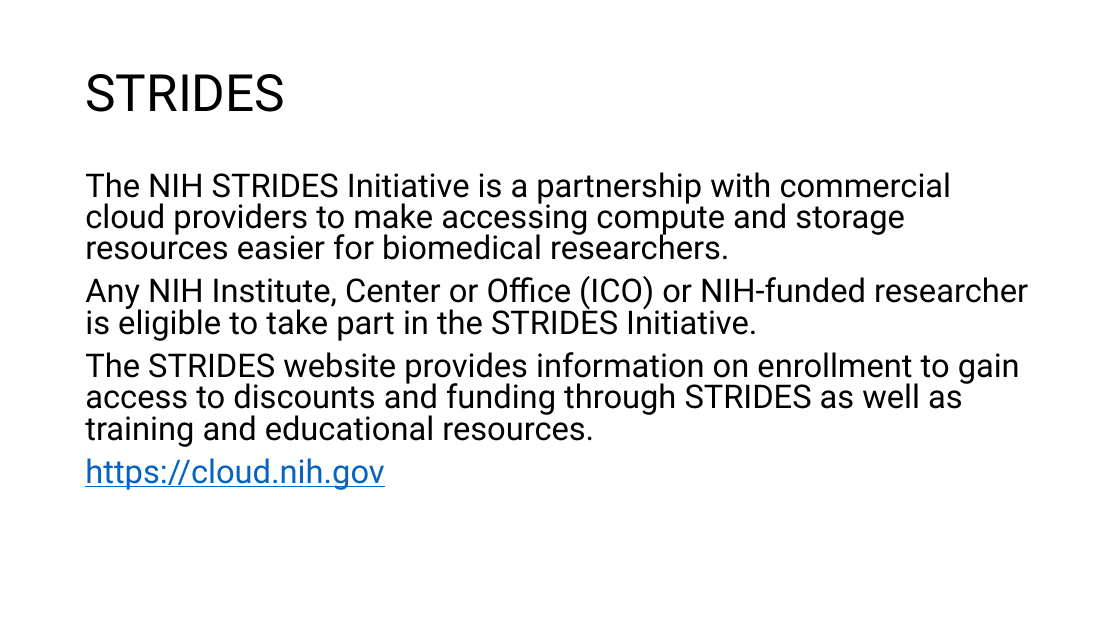
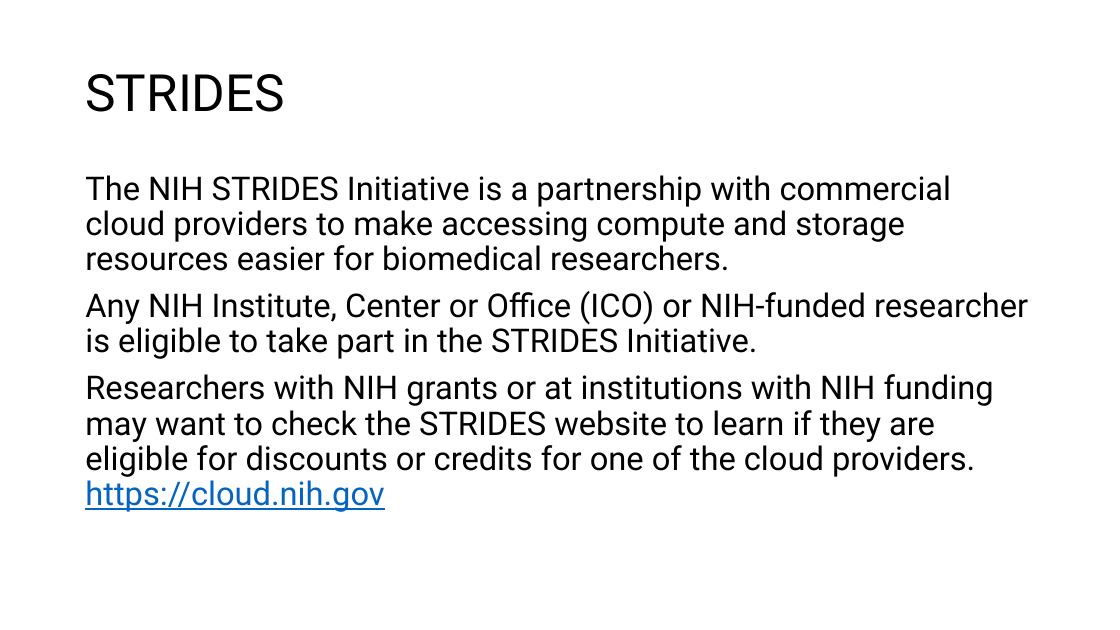
Before and after one commit to ncbi/ASHG-Workshop-2021, a slide deck: slide 7 of Interactive_ASHG.pptx (slide 5 before the commit). Drawn at 1120x630 pixels with LibreOffice and Linux fonts; fonts in the diff are those of the drawing; background and template pictures are left out. Boxes give left, top, right and bottom in pixels: in the first picture for what was removed or moved away, otherwise in the second. Text is boxed around its words. In the diff, an @@ line names an element or a change of style, - is before the commit and + after.

Commit message:
Add files via upload
renamed handout slides by provider, updated interactive and GCP slides

```diff
--- a/Interactive_ASHG.pptx
+++ b/Interactive_ASHG.pptx
@@ text at box(85, 175, 1028, 359): line spacing 0.8 to 0.9 @@
@@ text at box(85, 374, 994, 512): text changed @@
-The STRIDES website provides information on enrollment to gain access to discounts and funding through STRIDES as well as training and educational resources.
-https://cloud.nih.gov
+Researchers with NIH grants or at institutions with NIH funding may want to check the STRIDES website to learn if they are eligible for discounts or credits for one of the cloud providers. https://cloud.nih.gov
```
Also in this commit, not shown: 6 other slides changed, 1 slide added, 2 other files.
